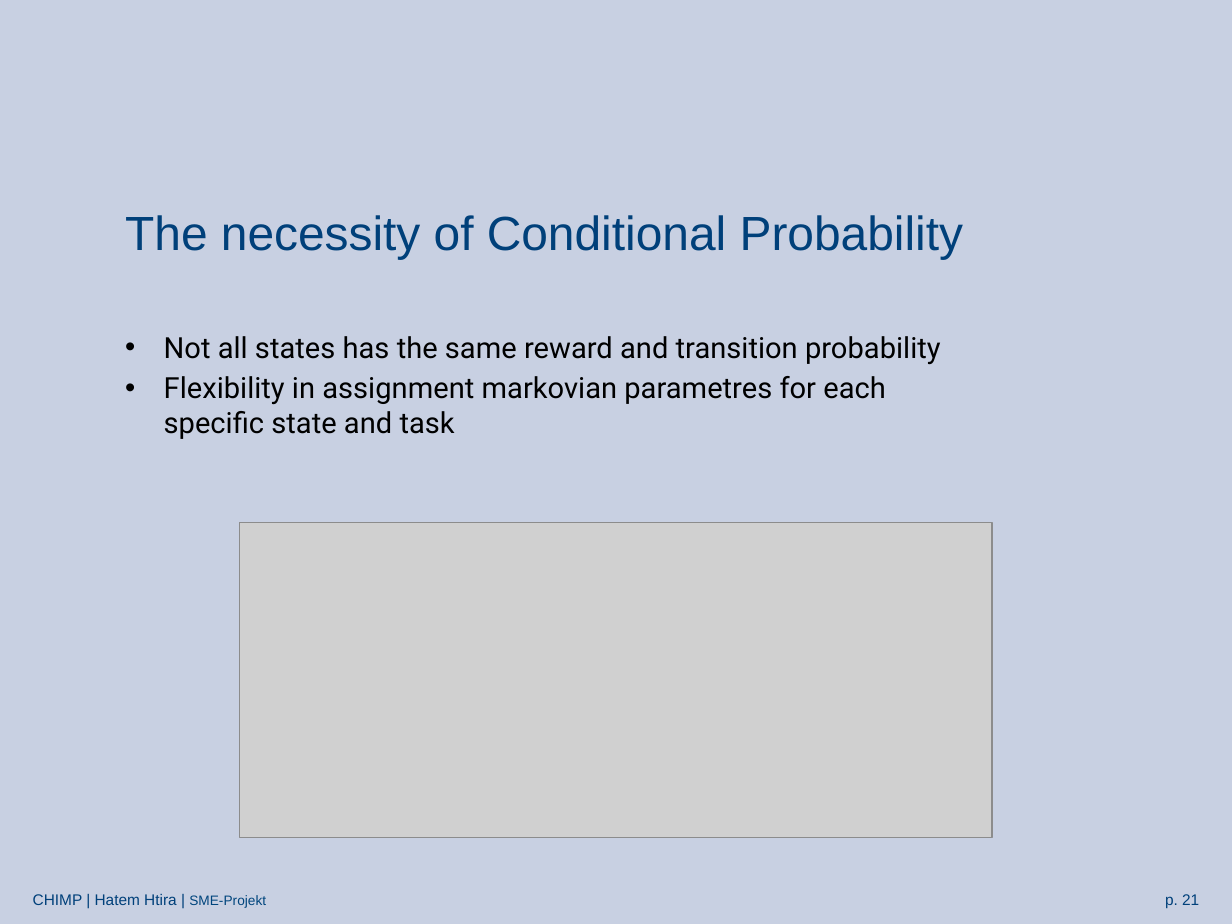
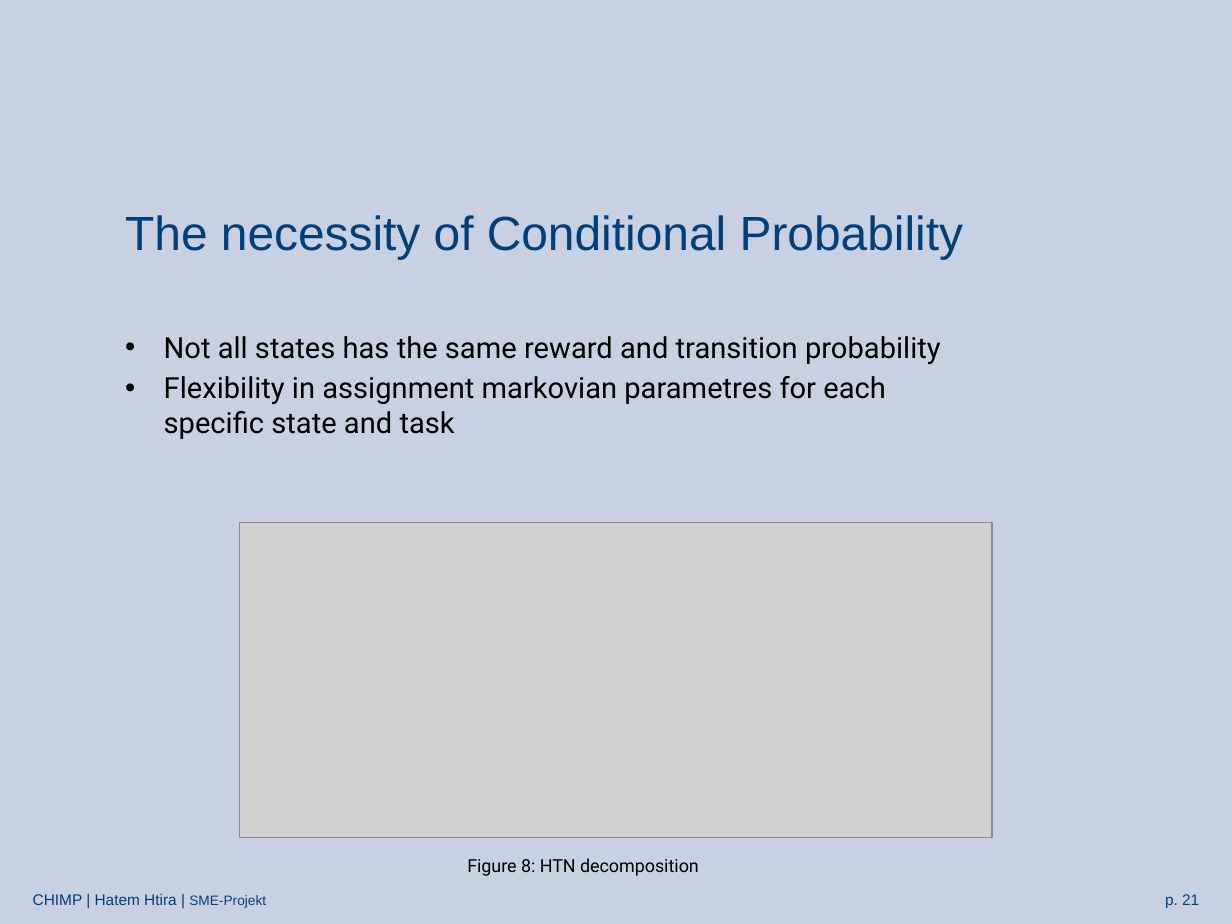
Before and after one commit to htiraHatem/CHIMP_MDP, a slide deck: slide 21 of HTN2MDP presentation.pptx. Drawn at 1232x924 pixels with LibreOffice and Linux fonts; fonts in the diff are those of the drawing; grey boxes stand for pictures; background and template pictures are left out. Boxes give left, top, right and bottom in pixels: in the first picture for what was removed or moved away, otherwise in the second. Text is boxed around its words. In the diff, an @@ line names an element or a change of style, - is before the commit and + after.

```diff
--- a/HTN2MDP presentation.pptx
+++ b/HTN2MDP presentation.pptx
@@ text added at box(467, 858, 699, 876), 10.5 pt, text #000000 @@
+Figure 8: HTN decomposition
```
Also in this commit, not shown: 13 other slides changed, 3 slides added, 6 slides removed.
